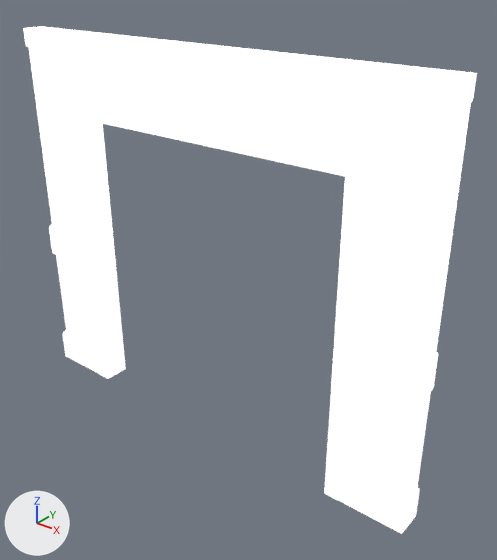
Before and after pictures for a commit that changed the glTF model packages/client/public/props/hp_doorway_wide.glb.
Both versions are drawn from a 50 mm camera at (3.93, -4.31, 4.47) aimed at (0.35, 0.17, 1.7). Arrows for +X, +Y and +Z are at lower left; the lights stay in place. The older version comes first. Where no turn or scale is listed for an object, it has been applied to the vertices.

In view in the first picture: 'Tile_Wall_Doorway_2'.
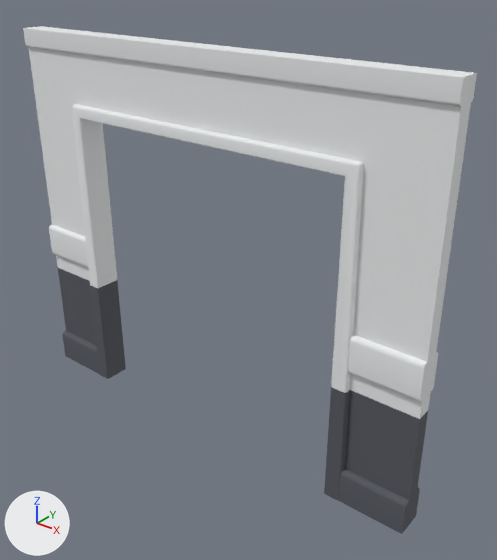
Edits to the scene script, one JSON object a line:
```json
{"block": "mat_doorway_1", "where": "n0 = _N.new('ShaderNodeBsdfPrincipled'); n0.name = 'Principled BSDF'"}
{"op": "remove", "block": "mat_doorway_1", "code": "n0.inputs[28].default_value = 1.0  # 'Emission Strength'"}
```

What differs and where, as boxes [x1, y1, x2, y2] in the pictures (497 x 560 px):
```json
{"object": "Tile_Wall_Doorway_2", "change": "surface changed", "before": [23, 26, 477, 534], "after": [23, 26, 477, 534], "on screen": "white to grey"}
```
